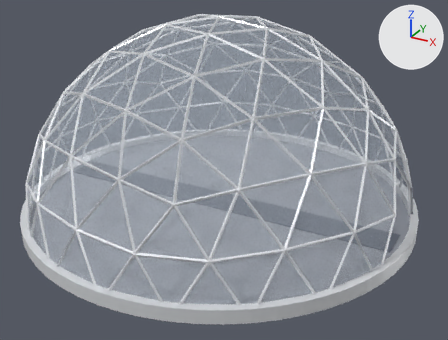
A saved change to the FBX model unreal/LunarOutpost/Models/greenhouse__greenhouse.fbx.
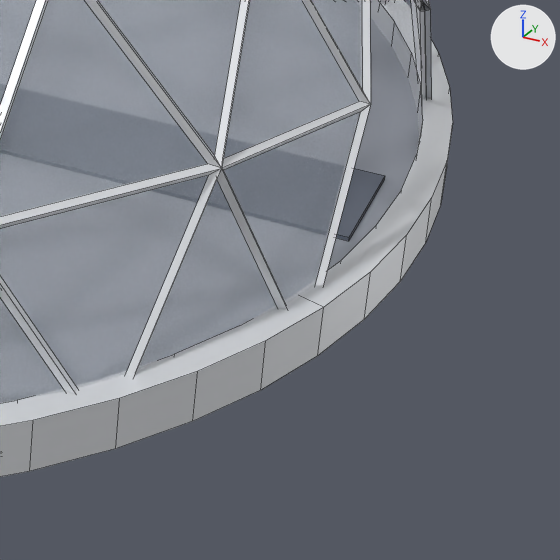
Each version appears first whole from a camera (50 mm lens) standing at (13.17, -23.52, 13.68) and looking at (0.68, -0.81, 2.32), and next in a close-up on the part from 66% to 100% of the width and 55% to 100% of the height. The axes (+X, +Y, +Z) are drawn at upper right. The lights are the same throughout. The last two pictures show the newer version. The close-ups show mesh edges as thin lines.

Names of what the first close-up shows: 'greenhouse__greenhouse'.
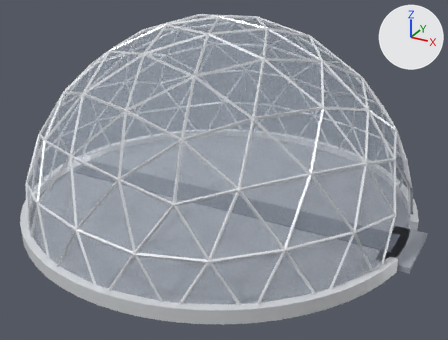
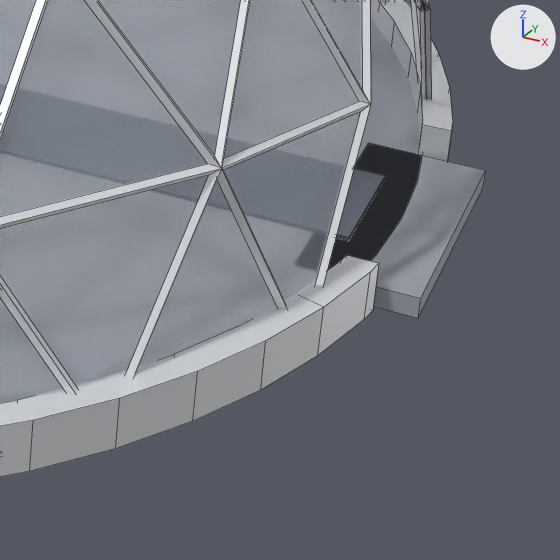
The change, as a list of edits to the scene's bpy script:
```text
Change me_greenhouse__greenhouse:
    used by ob_greenhouse__greenhouse; location = (0.0, 0.0, 0.0)
    remove me_greenhouse__greenhouse.from_pydata(...)  # 1106 vertices, 1284 faces; spans x -9.2..9.2, y -9.2..9.2, z 0.0..9.1
    add me_greenhouse__greenhouse.from_pydata(...)  # 1110 vertices, 1290 faces; spans x -9.2..9.5, y -9.2..9.2, z 0.0..9.1
    me_greenhouse__greenhouse part 1: a new loose piece, a box spanning x 8.1..9.5, y -1.6..1.6, z -0.01..0.25, in mat_floor (grey #a2a7b1)
    me_greenhouse__greenhouse part 2
    6 vertices are removed from x 8.8..9.2, y -0.9..0.9, z 0.0..0.6
    11 faces are deleted
    6 vertices move from x 8.8..9.1, y -1.0..1.0, z 0.0..0.6 to x 8.7..9.0, y -1.7..1.7, z 0.0..0.6
    2 vertices are added at (8.7, -1.7, 0.0), (8.7, 1.7, 0.0)
    8 new faces join them, mat_hull_panel (white #e8eaee)
    3 new faces join them, mat_floor (grey #a2a7b1)
```

Where the change shows, as pixel boxes (x1, y1, x2, y2) in the close-ups (560 x 560 px; the box of a moved part takes in the faces that stretch with it):
'greenhouse__greenhouse', reshaped
    before: (0, 0, 453, 477)
    after: (0, 0, 486, 477)
part 1 of me_greenhouse__greenhouse, added
    after: (328, 144, 486, 318)
part 2 of me_greenhouse__greenhouse, moved or reshaped
    both: (299, 0, 453, 318)
